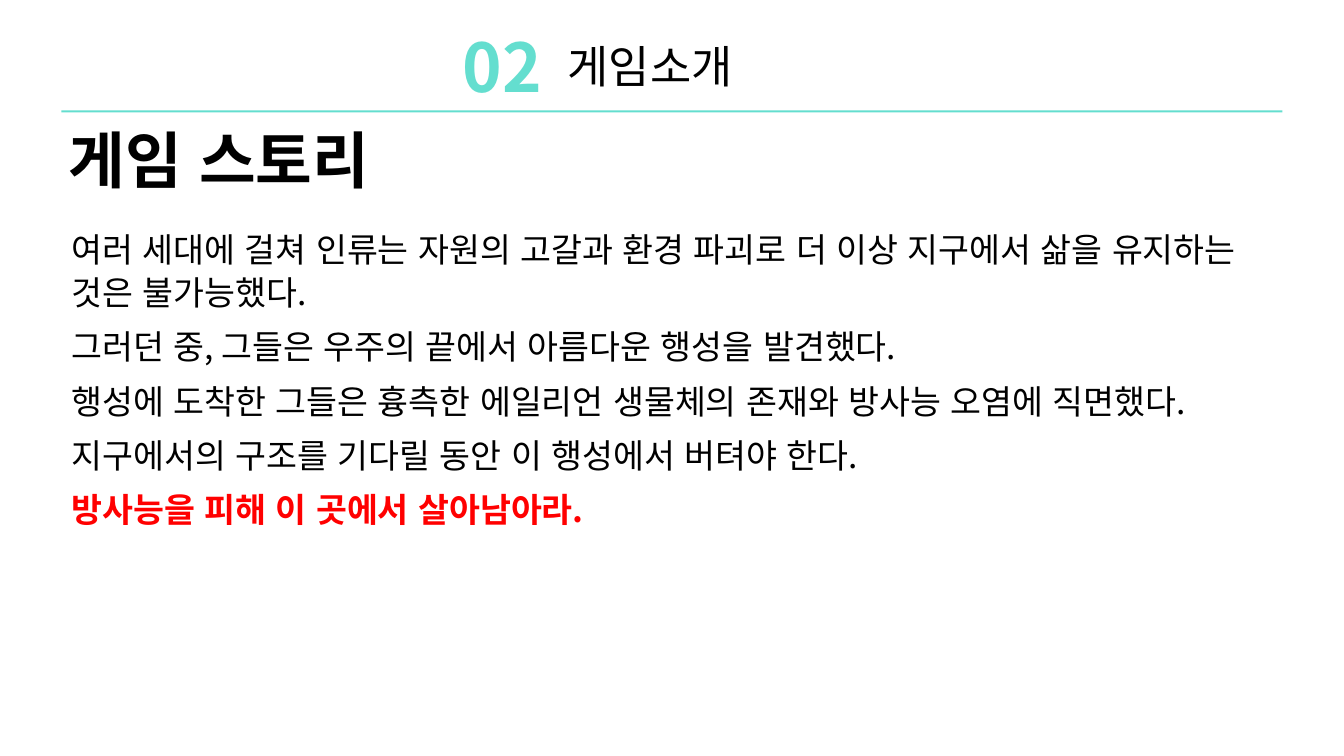
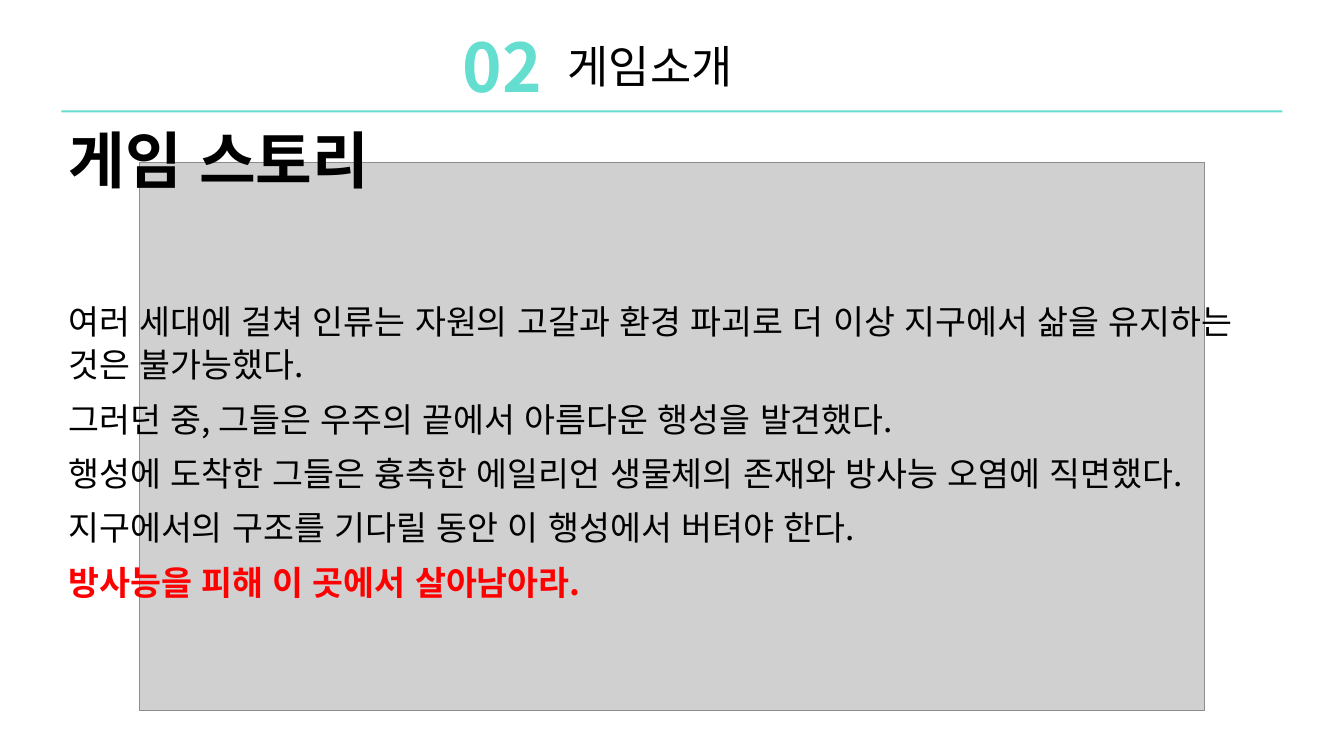
Before and after one commit to DoHanK/COLONY, a slide deck: slide 4 of 기획서/Colony_ppt발표.pptx. Drawn at 1344x756 pixels with LibreOffice and Linux fonts; fonts in the diff are those of the drawing; grey boxes stand for pictures. Boxes give left, top, right and bottom in pixels: in the first picture for what was removed or moved away, otherwise in the second. Text is boxed around its words. In the diff, an @@ line names an element or a change of style, - is before the commit and + after.

```diff
--- a/기획서/Colony_ppt발표.pptx
+++ b/기획서/Colony_ppt발표.pptx
@@ picture added at (139,162,1205,711) @@
@@ text "여러 세대에 걸쳐 인류는 자원의 ..." rewrapped from (71,234,1236,525) to (68,300,1233,604) @@
```
Also in this commit, not shown: 4 other slides changed, 1 other file.
